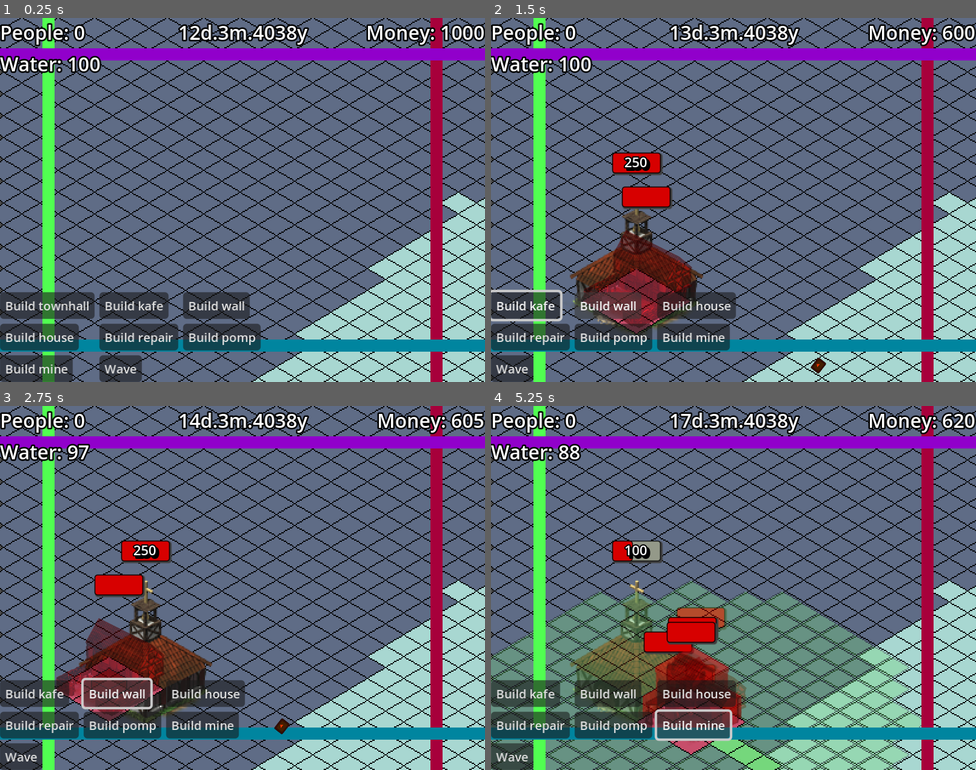
Above: before the commit, frames 1-4 (two rows, left to right).
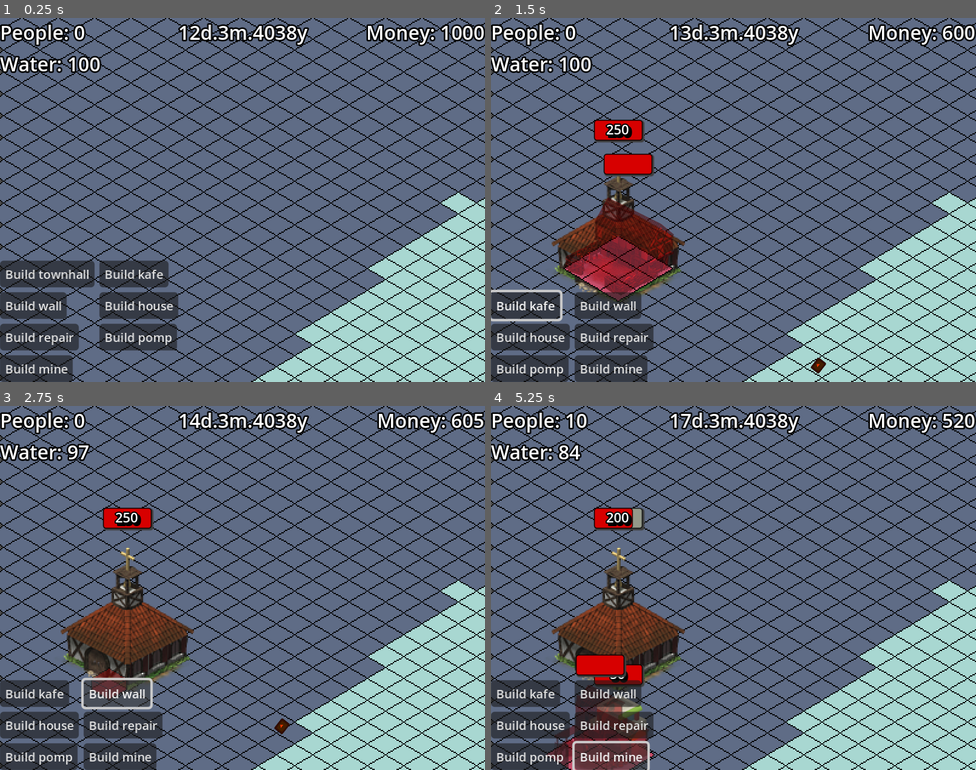
Above: after the commit, the same moments.

Repository: BurntRobot/artifical_heart_at_the_water-s_edge
Game: Godot game, scene res://world.tscn
Same seed, same stepped clock (60 frames per second), same inputs: the game is played once before the commit and once after it. The engine's default icon, where the game draws it, is replaced by a stand-in: a white triangle on a blue panel in a dark square.
Inputs:
- Up to frame 1 (0.25 s): no input
- Up to frame 2 (1.5 s): click "Build townhall" at 0.5 s; click "Build kafe" at 1.25 s
- Up to frame 3 (2.75 s): click "Build wall" at 2 s
- Up to frame 4 (5.25 s): click "Build house" at 2.75 s; click "Build repair" at 3.5 s; click "Build pomp" at 4.25 s; click "Build mine" at 5 s

The runs differ from the first frame. In frame 1, 16% of the frame differs, in the area x 0-100%, y 0-100%; in frame 2, 22%; in frame 3, 22%; in frame 4, 44%.

Commit message:
End day commit

Diff:
--- a/Map/map.gd
+++ b/Map/map.gd
@@ -70,6 +70,7 @@
 			child.deactivate_for_a_month()
 
 func _on_test_build_pressed() -> void:
+	_delete_not_build()
 	var town_hall = buildings_scenes[0].instantiate()
 	town_hall._on_check_free_ground.connect(is_tiles_are_free_ground)
 	town_hall.built.connect(town_hall_built.emit)
@@ -77,6 +78,7 @@
 	add_child(town_hall)
 
 func _on_test_build_2_pressed() -> void:
+	_delete_not_build()
 	var kafe = buildings_scenes[1].instantiate()
 	kafe._on_check_free_ground.connect(is_tiles_are_free_ground)
 	kafe._on_click.connect(_kafe_is_clicked)
@@ -84,22 +86,27 @@
 	add_child(kafe)
 
 func _on_test_build_4_pressed() -> void:
+	_delete_not_build()
 	var wall = buildings_scenes[2].instantiate()
 	add_child(wall)
 
 func _on_test_build_5_pressed() -> void:
+	_delete_not_build()
 	var house = buildings_scenes[4].instantiate()
 	add_child(house)
 
 func _on_test_build_6_pressed() -> void:
+	_delete_not_build()
 	var repair_station = buildings_scenes[5].instantiate()
 	add_child(repair_station)
 
 func _on_test_build_7_pressed() -> void:
+	_delete_not_build()
 	var pomp = buildings_scenes[6].instantiate()
 	add_child(pomp)
 
 func _on_test_build_8_pressed() -> void:
+	_delete_not_build()
 	var mine = buildings_scenes[3].instantiate()
 	add_child(mine)
 
@@ -111,3 +118,8 @@
 			water_down = true
 	if water_down:
 		water_down_signal.emit()
+
+func _delete_not_build():
+	for child in get_children():
+		if child is Building and not child.is_built:
+			child.queue_free()
--- a/Player/camera_pivot.gd
+++ b/Player/camera_pivot.gd
@@ -6,7 +6,7 @@
 var RIGHT_MOUSE_BORDER
 var UP_MOUSE_BORDER
 var DOWN_MOUSE_BORDER
-var border_width: int = 10
+var border_width: int = 30
 
 var LEFT_BORDER
 var RIGHT_BORDER
--- a/world.tscn
+++ b/world.tscn
@@ -295,18 +295,22 @@
 script = ExtResource("4_aqk2v")
 
 [node name="LeftLine2D" type="Line2D" parent="Game/CameraPivot"]
+visible = false
 points = PackedVector2Array(0, 0, 0, 675)
 default_color = Color(0.31764707, 1, 0.31764707, 1)
 
 [node name="RightLine2D" type="Line2D" parent="Game/CameraPivot"]
+visible = false
 points = PackedVector2Array(0, 0, 0, 675)
 default_color = Color(0.65254897, 0, 0.23094627, 1)
 
 [node name="UpLine2D" type="Line2D" parent="Game/CameraPivot"]
+visible = false
 points = PackedVector2Array(0, 0, 930, 0)
 default_color = Color(0.5686275, 0, 0.79607844, 1)
 
 [node name="DownLine2D" type="Line2D" parent="Game/CameraPivot"]
+visible = false
 points = PackedVector2Array(0, 0, 930, 0)
 default_color = Color(1.92523e-07, 0.5208218, 0.62432575, 1)
 
@@ -323,7 +327,8 @@
 offset_top = -48.0
 offset_right = 198.0
 grow_vertical = 0
-columns = 3
+mouse_filter = 2
+columns = 2
 
 [node name="test_build" type="Button" parent="GUI/VBoxContainer"]
 layout_mode = 2
@@ -375,6 +380,7 @@
 alignment = 0
 
 [node name="test_build3" type="Button" parent="GUI/VBoxContainer"]
+visible = false
 layout_mode = 2
 size_flags_horizontal = 0
 theme_override_font_sizes/font_size = 10
